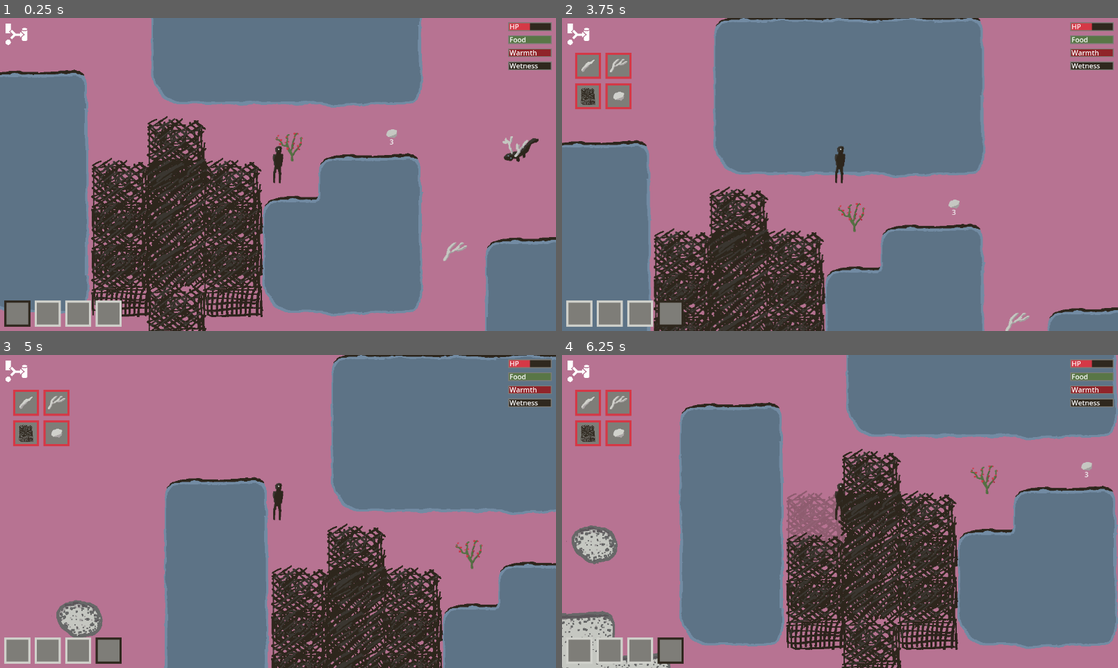
Above: before the commit, frames 1-4 (two rows, left to right).
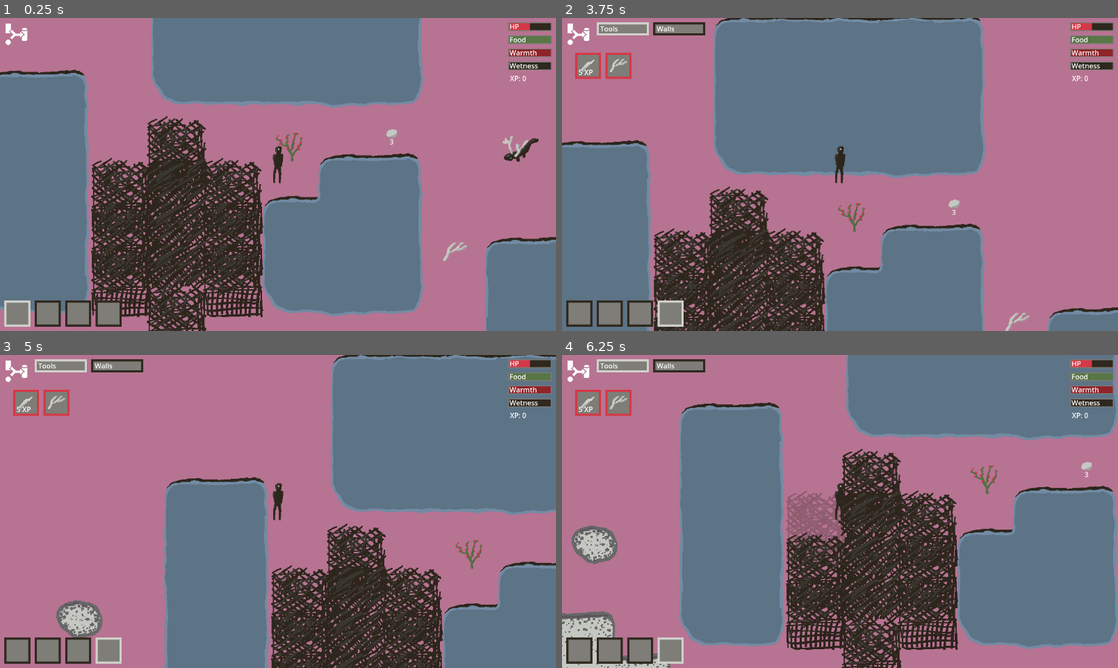
Above: after the commit, the same moments.

Repository: Zarkonnen/Moravec3
Game: Godot game, scene res://level1.tscn
Two runs of this game, one before a commit and one after it. Both use one fixed random seed, a clock stepped at 60 frames per second and the inputs below.
Inputs (mouse positions are in pixels of both pictures, inside the frame that each line leads up to):
- Up to frame 1 (0.25 s): no input
- Up to frame 2 (3.75 s): move the mouse to (578, 312) at 0.52 s; hold Right (east) 0.53-1.28 s; hold E (use) 0.53-1.28 s; click (578, 312) at 0.67 s; move the mouse to (612, 312) at 1.27 s; hold Down (south) 1.28-2.03 s; tap Shift (split) at 1.35 s; click (612, 312) at 1.42 s; tap E (use) at 1.55, 2.85 s; move the mouse to (639, 312) at 2.02 s; hold Right (east) 2.03-2.78 s; hold E (use) 2.03-2.78 s; click (639, 312) at 2.17 s; move the mouse to (673, 312) at 2.77 s; hold Up (north) 2.78-3.53 s; click (673, 312) at 2.92 s; move the mouse to (578, 33) at 3.52 s; hold A (west) from 3.53 s (still down); hold Shift (split) from 3.53 s (still down); click (578, 33) at 3.67 s
- Up to frame 3 (5 s): keep holding A (west); tap E (use) at 3.8, 4.35 s; move the mouse to (11, 389) at 4.27 s; release Shift (split) at 4.28 s; click (11, 389) at 4.42 s
- Up to frame 4 (6.25 s): move the mouse to (573, 420) at 5.02 s; release A (west) at 5.03 s; hold Down (south) 5.03-5.78 s; hold E (use) 5.03-5.78 s; click (573, 420) at 5.17 s; move the mouse to (756, 433) at 5.77 s; hold Right (east) from 5.78 s (still down); tap Shift (split) at 5.85 s; click (756, 433) at 5.92 s; tap E (use) at 6.05 s

The runs differ from the first frame. In frame 1, 0.6% of the frame differs, in the area x 0-95%, y 18-99%; in frame 2, 2.2%; in frame 3, 2.2%, in the area x 0-95%, y 1-99%; in frame 4, 2.2%.

Commit message:
Craft cats, XP from actions, craft unlocking

Diff:
--- /dev/null
+++ b/CraftCategoryButton.gd
@@ -0,0 +1,10 @@
+extends Control
+
+var index = 0
+
+func _on_gui_input(event):
+	if event is InputEventMouseButton and event.pressed:
+		$/root/Node2D/GUI/Crafts.category = Recipe.categories[index]
+		$/root/Node2D/GUI/Crafts.hideCrafting()
+		$/root/Node2D/GUI/Crafts.showCrafting()
+		$/root/Node2D/World.ignoreNextClick = true
--- /dev/null
+++ b/CraftCategoryButton.tscn
@@ -0,0 +1,35 @@
+[gd_scene load_steps=2 format=3 uid="uid://dvr0nvkkdls5n"]
+
+[ext_resource type="Script" path="res://CraftCategoryButton.gd" id="1_hejfe"]
+
+[node name="CraftCategoryButton" type="Control" groups=["CraftCategoryButtons", "MoveOpaque"]]
+layout_mode = 3
+anchors_preset = 0
+script = ExtResource("1_hejfe")
+
+[node name="Border" type="ColorRect" parent="."]
+layout_mode = 0
+offset_right = 120.0
+offset_bottom = 30.0
+mouse_filter = 1
+color = Color(0.815686, 0.819608, 0.796078, 1)
+
+[node name="Inner" type="ColorRect" parent="."]
+layout_mode = 0
+offset_left = 5.0
+offset_top = 5.0
+offset_right = 115.0
+offset_bottom = 25.0
+mouse_filter = 1
+color = Color(0.494118, 0.490196, 0.470588, 1)
+
+[node name="Label" type="Label" parent="."]
+layout_mode = 0
+offset_left = 8.0
+offset_top = 3.0
+offset_right = 56.0
+offset_bottom = 29.0
+mouse_filter = 1
+text = "Fishes"
+
+[connection signal="gui_input" from="." to="." method="_on_gui_input"]
--- a/CraftOutputSlot.tscn
+++ b/CraftOutputSlot.tscn
@@ -29,14 +29,6 @@
 mouse_filter = 1
 color = Color(0.494118, 0.490196, 0.470588, 1)
 
-[node name="Quantity" type="Label" parent="."]
-layout_mode = 0
-offset_left = 8.0
-offset_top = 33.0
-offset_right = 48.0
-offset_bottom = 59.0
-mouse_filter = 1
-
 [node name="Texture" type="TextureRect" parent="."]
 layout_mode = 0
 offset_left = 10.0
@@ -47,4 +39,12 @@
 expand_mode = 2
 script = ExtResource("3_6i64h")
 
+[node name="Label" type="Label" parent="."]
+layout_mode = 0
+offset_left = 8.0
+offset_top = 33.0
+offset_right = 48.0
+offset_bottom = 59.0
+mouse_filter = 1
+
 [connection signal="gui_input" from="." to="." method="_on_gui_input"]
--- a/Crafting.gd
+++ b/Crafting.gd
@@ -2,8 +2,10 @@
 
 var inputSlot = preload("res://CraftInputSlot.tscn")
 var outputSlot = preload("res://CraftOutputSlot.tscn")
+var catButton = preload("res://CraftCategoryButton.tscn")
 
 var show = false
+var category = Recipe.categories[0]
 
 func _on_gui_input(event):
 	if event is InputEventMouseButton and event.pressed:
@@ -13,9 +15,22 @@
 			showCrafting()
 
 func showCrafting():
-	var y = position.y + 70
-	var x = position.x + 20
-	for r in Recipe.list:
+	var y = position.y
+	var x = position.x + 70
+	var index = 0
+	for cat in Recipe.categories:
+		var catB = catButton.instantiate()
+		catB.index = index
+		index += 1
+		catB.position.x = x
+		catB.position.y = y
+		catB.get_node("Border").color = "d0d1cb" if cat == category else "2f281e"
+		catB.get_node("Label").text = cat[0]
+		x += 130
+		$/root/Node2D/GUI.add_child(catB)
+	y = position.y + 70
+	x = position.x + 20
+	for r in category[1]:
 		var outSlot = outputSlot.instantiate()
 		outSlot.recipe = r
 		outSlot.position.x = x
@@ -23,7 +38,10 @@
 		outSlot.get_node("Texture").texture = outSlot.get_node("Texture").texture.duplicate()
 		outSlot.get_node("Texture").setImage(r.output.texRect)
 		outSlot.tooltip_text = "Craft " + r.output.name
+		if not r.unlocked:
+			outSlot.tooltip_text += "\nUnlock with " + str(r.xp) + " XP"
 		outSlot.get_node("Border").color = Color("7892ab") if canCraft(r) else Color("d53846")
+		outSlot.get_node("Label").text = "" if r.unlocked else str(r.xp) + " XP"
 		$/root/Node2D/GUI.add_child(outSlot)
 		var x2 = x + 70
 		for i in r.inputs:
@@ -35,12 +53,14 @@
 			inSlot.get_node("Texture").texture = inSlot.get_node("Texture").texture.duplicate()
 			inSlot.get_node("Texture").setImage(i[0].texRect)
 			inSlot.get_node("Quantity").text = "" if i[1] < 2 else str(i[1])
-			inSlot.tooltip_text = str(i[1]) + " " + i[0].name
+			inSlot.tooltip_text = "Ingredient: " + str(i[1]) + "x " + i[0].name
 			$/root/Node2D/GUI.add_child(inSlot)
 		y += 70
 	show = true
 
 func hideCrafting():
+	for n in get_tree().get_nodes_in_group("CraftCategoryButtons"):
+		n.queue_free()
 	for n in get_tree().get_nodes_in_group("CraftInputSlots"):
 		n.queue_free()
 	for n in get_tree().get_nodes_in_group("CraftOutputSlots"):
@@ -48,6 +68,8 @@
 	show = false
 
 func canCraft(r:Recipe):
+	if not r.unlocked:
+		return false
 	for i in r.inputs:
 		if not %Inventory.has(i[0], i[1]):
 			return false
@@ -59,6 +81,12 @@
 	return true
 
 func craft(r:Recipe):
+	if not r.unlocked and %Player.xp >= r.xp:
+		%Player.xp -= r.xp
+		r.unlocked = true
+		hideCrafting()
+		showCrafting()
+		return
 	if not canCraft(r):
 		return
 	%Player.craft(r)
--- a/InventorySlot.tscn
+++ b/InventorySlot.tscn
@@ -25,7 +25,7 @@
 offset_right = 60.0
 offset_bottom = 60.0
 mouse_filter = 1
-color = Color(0.815686, 0.819608, 0.796078, 1)
+color = Color(0.184314, 0.156863, 0.117647, 1)
 
 [node name="Inner" type="ColorRect" parent="."]
 layout_mode = 0
--- a/ItemType.gd
+++ b/ItemType.gd
@@ -106,6 +106,8 @@
 				u.stats = useV.get("stats", {})
 				u.toolDurability = useV.get("toolDurability", 0)
 				u.damage = useV.get("damage", 0)
+				u.xp = useV.get("xp", 0)
+				u.xpKey = useV.get("xpKey", u.name + " " + u.tool)
 				it.use[useK] = u
 		ts.append(it)
 	types = ts
@@ -120,3 +122,5 @@
 	var stats:Dictionary = {}
 	var toolDurability = 0
 	var damage = 0
+	var xpKey = ""
+	var xp = 0
--- a/Player.gd
+++ b/Player.gd
@@ -20,6 +20,21 @@
 var useTime = 0
 
 var ouch = 0
+
+var xp:float = 0:
+	set(value):
+		xp = value
+		%XPLabel.text = "XP: " + str(value)
+		xpPulse = 1
+
+var xpPulse = 0
+
+var xpSourcesUsed = []
+
+func gainXP(source:String, amt:int):
+	if amt and not source in xpSourcesUsed:
+		xp += amt
+		xpSourcesUsed.append(source)
 
 func _ready():
 	call_deferred("actor_setup")
@@ -95,6 +110,9 @@
 	if ouch > 0:
 		ouch = max(0, ouch - delta * 5)
 		$Sprite2D.scale = Vector2(1 - ouch * 0.1, 1 - ouch * 0.1)
+	if xpPulse > 0:
+		xpPulse = max(0, xpPulse - delta * 5)
+		%XPLabel.scale = Vector2(1 + xpPulse * 0.3, 1 + xpPulse * 0.3)
 	if using or usingInInventory or crafting:
 		useTime += delta * localBrightness()
 		%UseProgress.visible = true
@@ -104,6 +122,7 @@
 			if crafting:
 				%Crafts.finishCrafting(crafting)
 			else:
+				gainXP(useType.xpKey, useType.xp)
 				%Inventory.useTool(ItemType.ofName(useType.tool), useType.toolDurability)
 				for entry in useType.spawn:
 					var t:ItemType = ItemType.ofName(entry[0])
--- a/PlayerInventory.gd
+++ b/PlayerInventory.gd
@@ -68,7 +68,7 @@
 		islot.get_node("Durability").visible = false
 		islot.tooltip_text = ""
 	islot.get_node("Quantity").text = "" if c.quantity < 2 else str(c.quantity)
-	islot.get_node("Border").color = Color("2f281e") if i == selectedSlot else Color("d0d1cb")
+	islot.get_node("Border").color = Color("d0d1cb") if i == selectedSlot else Color("2f281e")
 
 func dropSlot(i, all:bool=true):
 	if contents.g(i).type:
--- a/Recipe.gd
+++ b/Recipe.gd
@@ -3,26 +3,34 @@
 var inputs:Array = []
 var output:ItemType = null
 var time:int = 1
+var xp:int = 5
+var unlocked = false
 
-static var list = null:
+# List of [name, list of recipes]
+static var categories = null:
 	get:
-		if not list:
+		if not categories:
 			loadTypes()
-		return list
+		return categories
 
 static func ofName(name:String) -> Recipe:
-	for it in list:
-		if it.name == name:
-			return it
+	for cat in categories:
+		for it in cat[1]:
+			if it.name == name:
+				return it
 	return null
 
 static func loadTypes():
 	var l:Array = JSON.parse_string(FileAccess.open("res://recipes.json", FileAccess.READ).get_as_text())
-	var rs = []
-	for i in l:
-		var r = Recipe.new()
-		r.time = i.get("time", 1)
-		r.output = ItemType.ofName(i["output"])
-		r.inputs = i["inputs"].map(func(e): return [ItemType.ofName(e[0]), e[1]])
-		rs.append(r)
-	list = rs
+	var cats = []
+	for c in l:
+		var cat = [c.get("name"), []]
+		cats.append(cat)
+		for i in c.get("recipes"):
+			var r = Recipe.new()
+			r.time = i.get("time", 1)
+			r.output = ItemType.ofName(i["output"])
+			r.inputs = i["inputs"].map(func(e): return [ItemType.ofName(e[0]), e[1]])
+			r.xp = i.get("xp", 5)
+			cat[1].append(r)
+	categories = cats
--- a/itemTypes.json
+++ b/itemTypes.json
@@ -7,7 +7,8 @@
 				"name": "Pick berries",
 				"time": 3,
 				"turnInto": "emptyBush",
-				"spawn": [["berries", 3]]
+				"spawn": [["berries", 3]],
+				"xp": 2
 			}
 		}
 	},
@@ -33,7 +34,8 @@
 				"name": "Eat berries",
 				"time": 1,
 				"destroy": true,
-				"stats": {"Food": 10}
+				"stats": {"Food": 10},
+				"xp": 5
 			}
 		}
 	},
@@ -133,10 +135,18 @@
 	    "attackPlayerWhenInjuredDist": 300,
 	    "loot": [["antler", 2]],
 	    "use": {
+	        "antler knife": {
+				"name": "Attack",
+				"time": 0.5,
+				"damage": 10,
+				"xp": 2,
+				"toolDurability": -5
+			},
 			"any": {
 				"name": "Attack",
 				"time": 0.5,
-				"damage": 3
+				"damage": 3,
+				"xp": 2
 			}
 		}
 	}
--- a/level1.tscn
+++ b/level1.tscn
@@ -288,6 +288,18 @@
 offset_top = 100.0
 offset_bottom = 100.0
 
+[node name="XPLabel" type="Label" parent="GUI/Stats"]
+unique_name_in_owner = true
+anchors_preset = 1
+anchor_left = 1.0
+anchor_right = 1.0
+offset_left = -106.0
+offset_top = 127.0
+offset_right = -66.0
+offset_bottom = 153.0
+grow_horizontal = 0
+text = "XP: 0"
+
 [node name="ContainerContents" type="Control" parent="GUI"]
 unique_name_in_owner = true
 visible = false
--- a/recipes.json
+++ b/recipes.json
@@ -1,12 +1,23 @@
 [
     {
-        "time": 5,
-        "inputs": [["antler", 1]],
-        "output": "antler knife"
+        "name": "Tools",
+        "recipes": [
+            {
+                "time": 5,
+                "inputs": [["antler", 1]],
+                "output": "antler knife"
+            },
+        ]
     },
     {
-        "time": 1,
-        "inputs": [["chalk", 1]],
-        "output": "wall"
-    }
+        "name": "Walls",
+        "recipes": [
+            {
+                "time": 1,
+                "inputs": [["chalk", 1]],
+                "output": "wall"
+            }
+        ]
+    },
+
 ]
Not shown: 3 places in Item.tscn that only renumber resources
